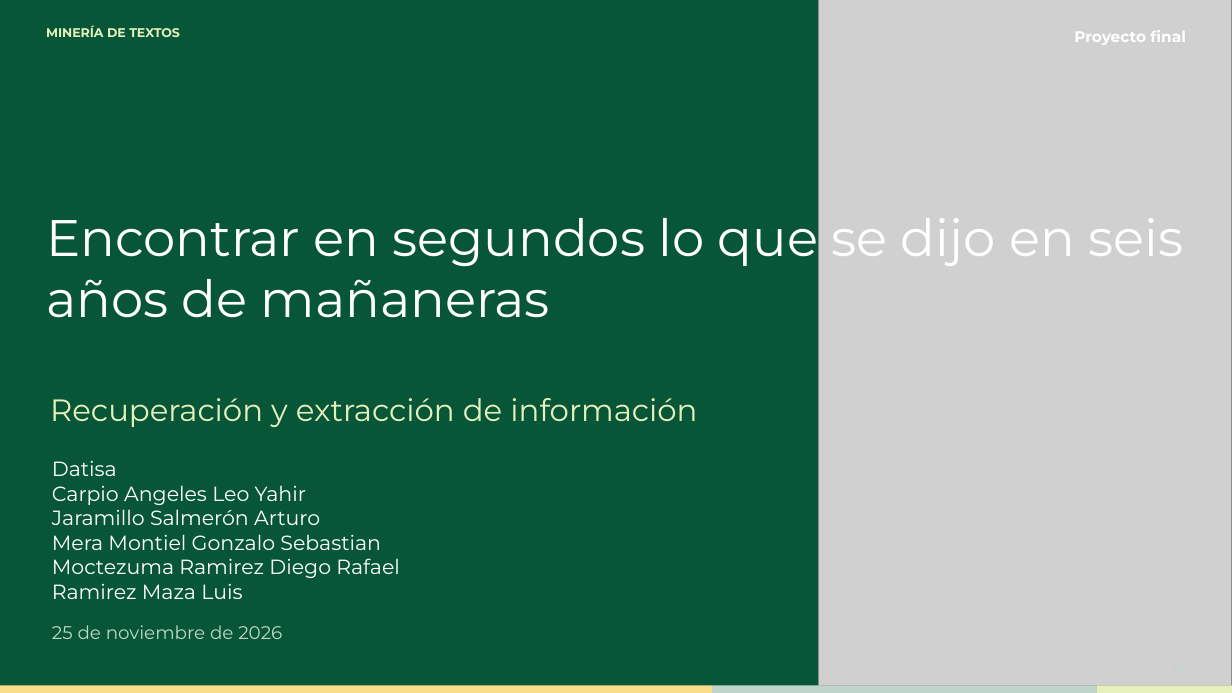
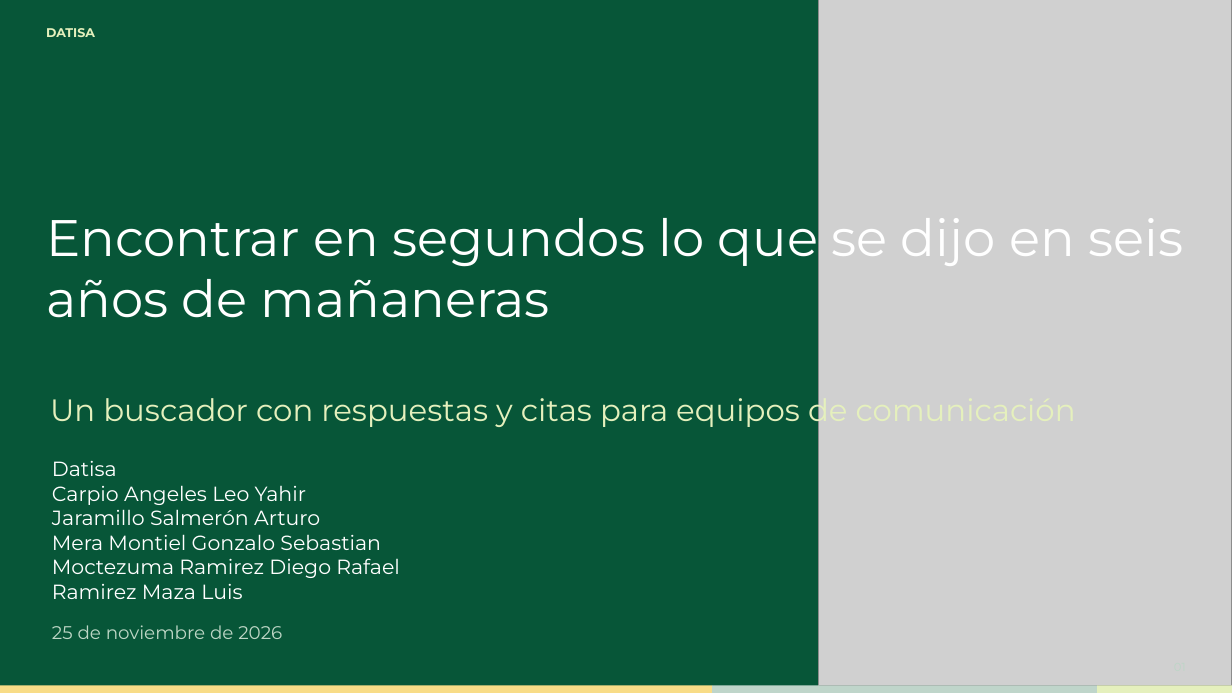
Before and after one commit to DiegoMoctezuma/Examen_Mineria_Textos, a slide deck: slide 1 of laminas/Presentacion_Mineria_de_Textos_v2.pptx. Drawn at 1232x693 pixels with LibreOffice and Linux fonts; fonts in the diff are those of the drawing; grey boxes stand for pictures. Boxes give left, top, right and bottom in pixels: in the first picture for what was removed or moved away, otherwise in the second. Text is boxed around its words. In the diff, an @@ line names an element or a change of style, - is before the commit and + after.

Commit message:
docs(laminas): cambios de la revisión ciega en el deck v2 y qué tomamos (WP-18)
Seriedad: sin caricatura en el cierre, «DATISA» en lugar de «Minería de textos»
y «Proyecto final», portada sin jerga y BERT «de la versión anterior». Datos:
figuras sin subtítulos que no corresponden (s2a, s4d, s5a) y con margen, ejemplo
real del paso 1, tabla armada con reglas sin IA generativa, 262 sucursales en
Oaxaca y ejemplos de ambiguo y sin evidencia en la 17. Jerga: MAP, BM25, kappa,
p y F1 explicados, «gold» → «anotación manual». Barras grises más oscuras.

docs/revision_ciega_respuesta.md suma «Qué tomamos y qué no», una línea por
sugerencia, con lo que es de Gonzalo, Leo y el equipo.

```diff
--- a/laminas/Presentacion_Mineria_de_Textos_v2.pptx
+++ b/laminas/Presentacion_Mineria_de_Textos_v2.pptx
@@ text at (46, 28, 95, 37): text changed @@
-MINERÍA DE TEXTOS
+DATISA
@@ text removed at (1074, 30, 1185, 45) @@
-Proyecto final
@@ text at (50, 392, 848, 429): text changed @@
-Recuperación y extracción de información
+Un buscador con respuestas y citas para equipos de comunicación
```
Also in this commit, not shown: 16 other slides changed, 1 other file.
